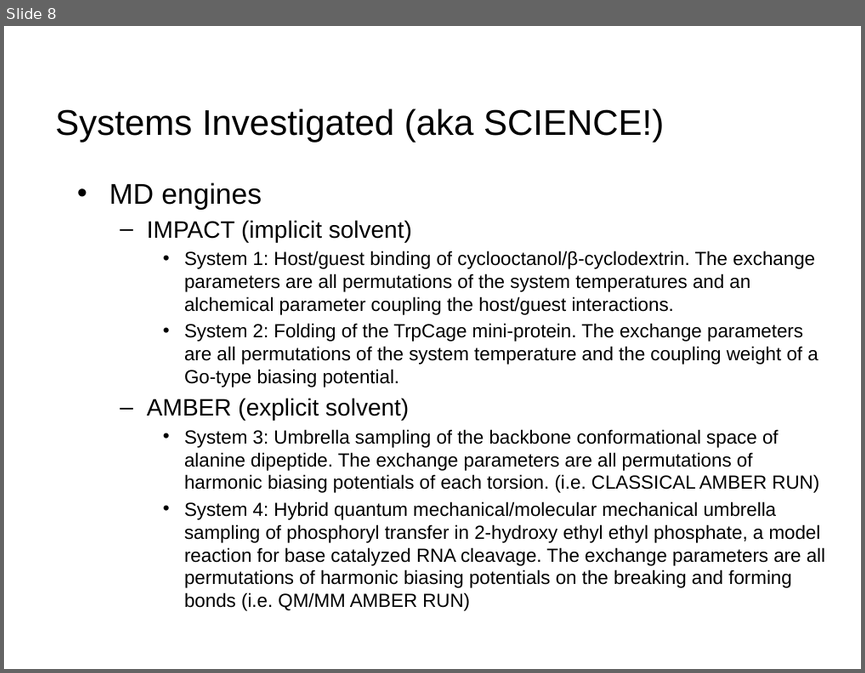
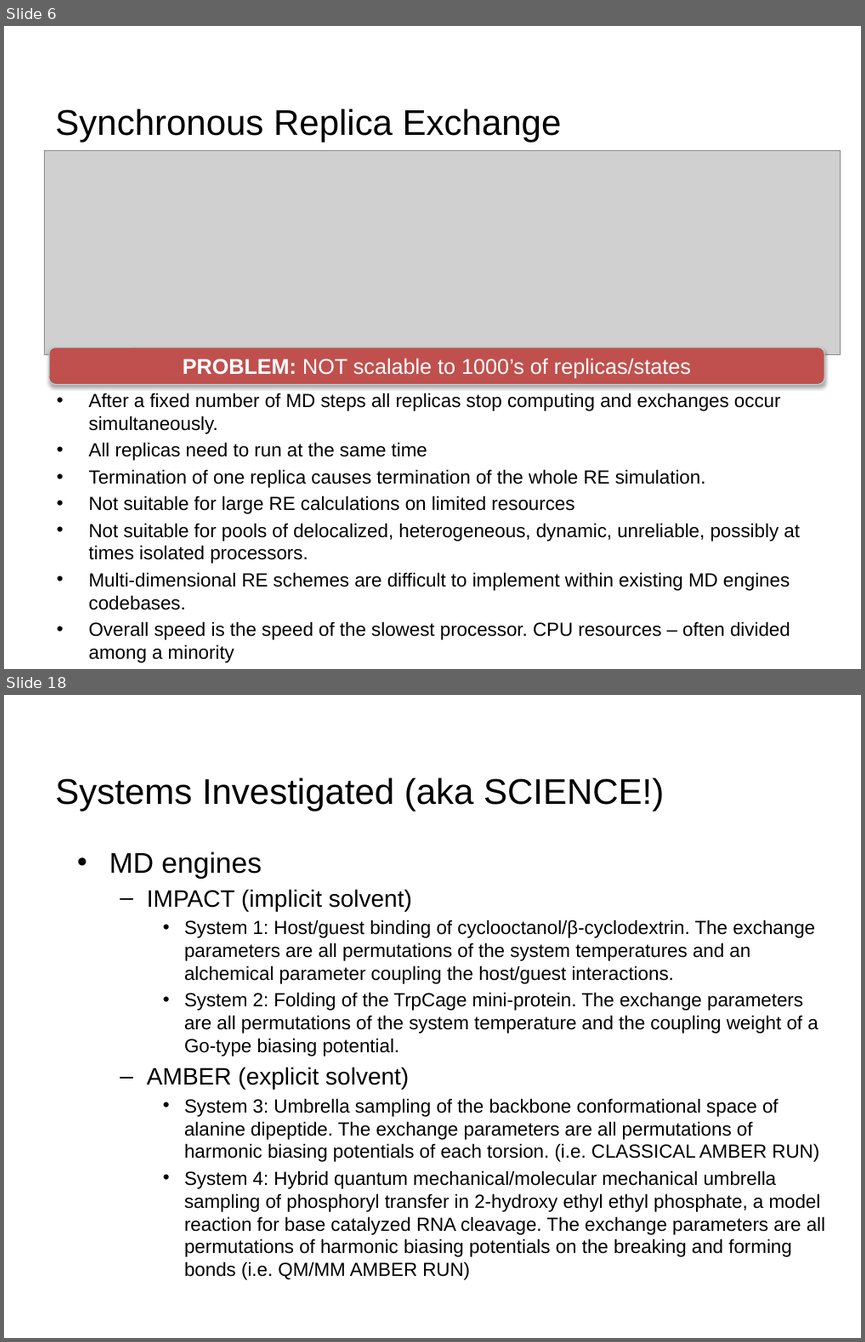
Before and after one commit to saga-project/presentations, a slide deck: 2013-XSEDE-CDI.pptx. Shown one above the other, each under a label of ours: slide 8 before the commit, slides 6 and 18 after it; the slides between them are not shown. The pictures are 865x673 and 865x1342 pixels, drawn with LibreOffice and Linux fonts; fonts in the diff are those of the drawing; grey boxes stand for pictures; background and template pictures are left out. Boxes give left, top, right and bottom in pixels: in the first picture for what was removed or moved away, otherwise in the second. Text is boxed around its words. In the diff, an @@ line names an element or a change of style, - is before the commit and + after.

```diff
--- a/2013-XSEDE-CDI.pptx
+++ b/2013-XSEDE-CDI.pptx
@@ slide 6 added at (4, 26, 861, 669), background #FFFFFF; not listed: 1 template element that a slide beside it also shows @@
@@ title added at (55, 108, 306, 488), 30 pt, text #000000 @@
+Synchronous Replica Exchange
@@ picture added at (44, 150, 840, 355) @@
@@ rounded rectangle added at (49, 347, 825, 384), fill #C0504D, outline #B6DCDF 0.75 pt, 18 pt, text #FFFFFF @@
+PROBLEM: NOT scalable to 1000’s of replicas/states
@@ text added at (89, 392, 800, 663), 16 pt, text #000000 @@
+• After a fixed number of MD steps all replicas stop computing and exchanges occur simultaneously.
+• All replicas need to run at the same time
+• Termination of one replica causes termination of the whole RE simulation.
+• Not suitable for large RE calculations on limited resources
+• Not suitable for pools of delocalized, heterogeneous, dynamic, unreliable, possibly at times isolated processors.
+• Multi-dimensional RE schemes are difficult to implement within existing MD engines codebases.
+• Overall speed is the speed of the slowest processor. CPU resources – often divided among a minority
@@ what was slide 8 is now slide 18 @@
```
Also in this commit, not shown: 9 slides changed, 14 other slides added, 4 slides removed, 1 other file.
